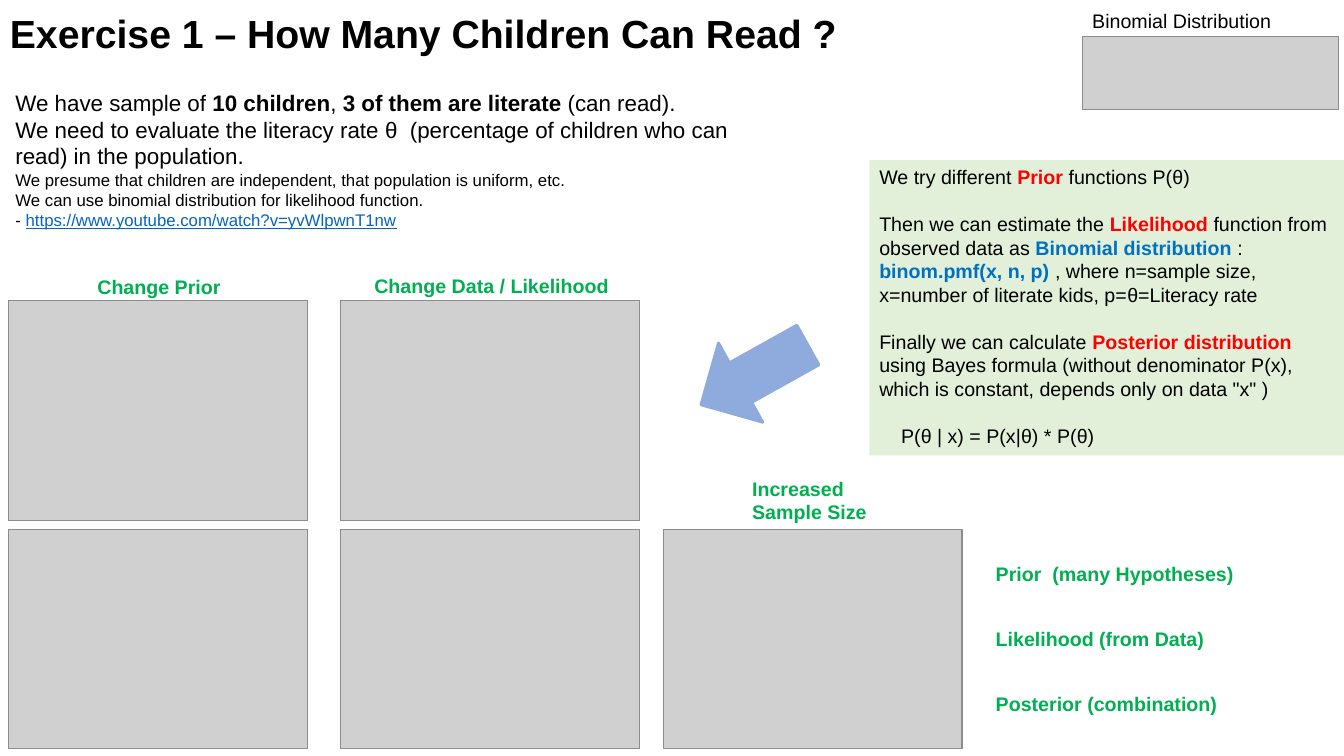
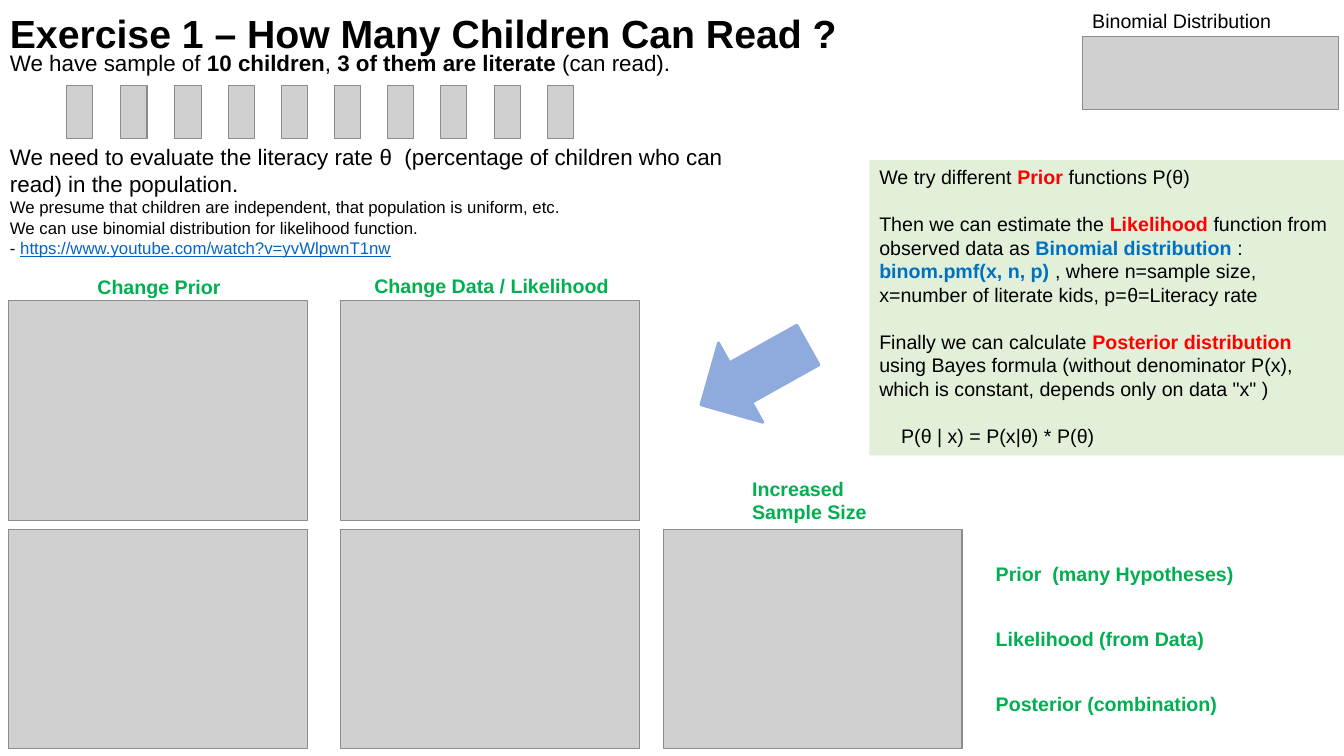
Before and after one commit to lselector/ml_ai_doc, a slide deck: slide 13 of statistics_08_Bayes_Bayesian.pptx (slide 12 before the commit). Drawn at 1344x756 pixels with LibreOffice and Linux fonts; fonts in the diff are those of the drawing; grey boxes stand for pictures. Boxes give left, top, right and bottom in pixels: in the first picture for what was removed or moved away, otherwise in the second. Text is boxed around its words. In the diff, an @@ line names an element or a change of style, - is before the commit and + after.

```diff
--- a/statistics_08_Bayes_Bayesian.pptx
+++ b/statistics_08_Bayes_Bayesian.pptx
@@ text added at (10,53,670,76), 16 pt, text #000000, bold @@
+We have sample of 10 children, 3 of them are literate (can read).
@@ picture added at (67,86,94,139) @@
@@ picture added at (120,86,147,139) @@
@@ picture added at (174,86,202,139) @@
@@ picture added at (228,86,254,139) @@
@@ picture added at (281,86,308,139) @@
@@ picture added at (335,86,361,139) @@
@@ picture added at (388,86,414,139) @@
@@ picture added at (441,86,467,139) @@
@@ picture added at (494,86,520,139) @@
@@ picture added at (547,86,574,139) @@
@@ text at (15,94,675,116): paragraph removed @@
-We have sample of 10 children, 3 of them are literate (can read).
@@ text "We need to evaluate the ...": place and size @@
-text "We need to evaluate the ..." at (15,94,728,230)
+text "We need to evaluate the ..." at (10,148,722,258)
```
Also in this commit, not shown: 1 other slide changed, 1 slide added.
